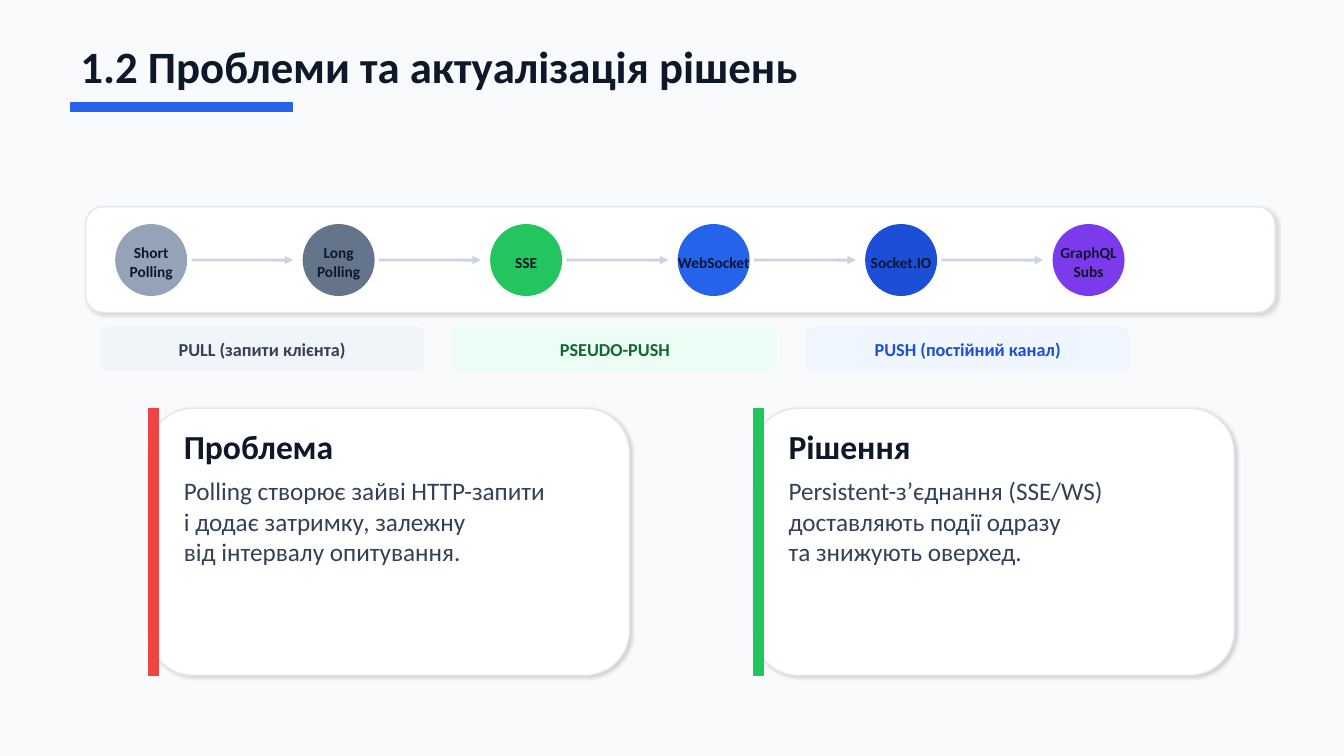
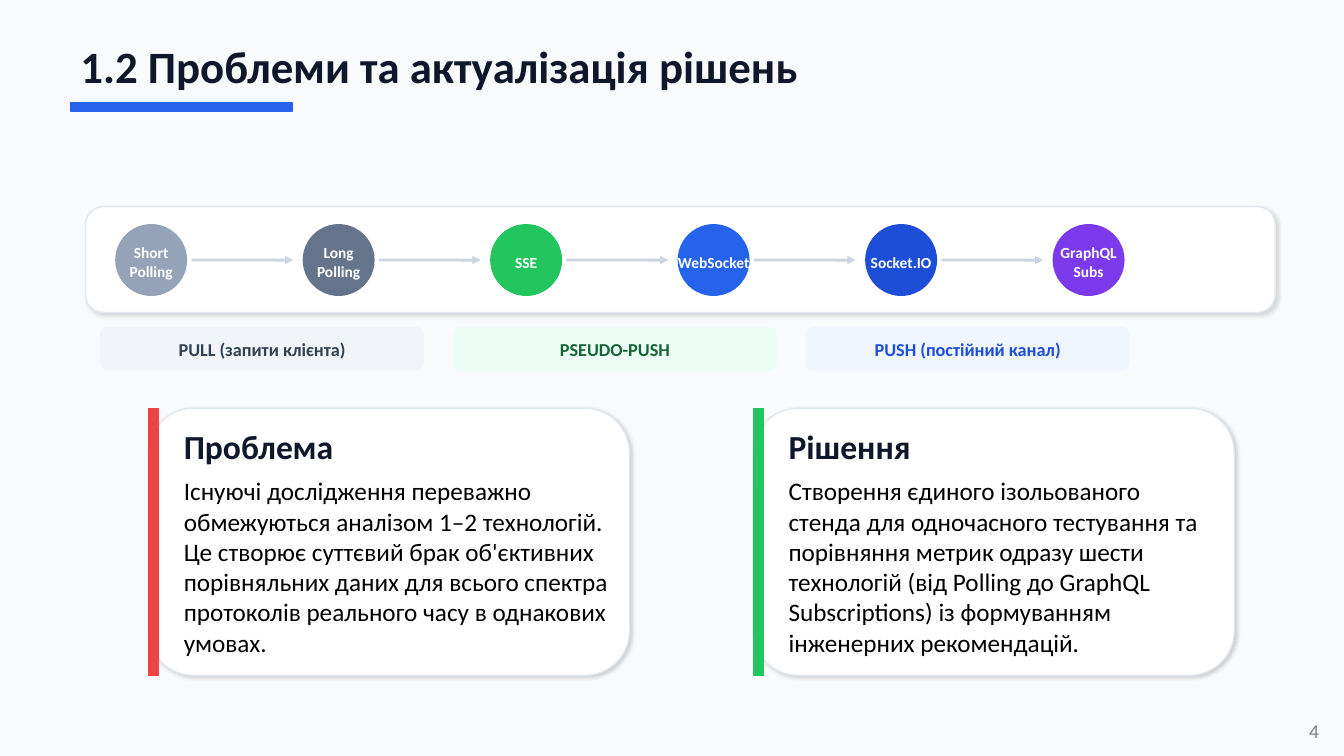
Before and after one commit to femtoF121/diploma-archivation, a slide deck: slide 4 of 2026_М_ПІ_ІПЗм-24-3_Кащенко_Ю_Є.pptx. Drawn at 1344x756 pixels with LibreOffice and Linux fonts; fonts in the diff are those of the drawing. Boxes give left, top, right and bottom in pixels: in the first picture for what was removed or moved away, otherwise in the second. Text is boxed around its words. In the diff, an @@ line names an element or a change of style, - is before the commit and + after.

Commit message:
updated presentation

```diff
--- a/2026_М_ПІ_ІПЗм-24-3_Кащенко_Ю_Є.pptx
+++ b/2026_М_ПІ_ІПЗм-24-3_Кащенко_Ю_Є.pptx
@@ text colour #0F172A to #FFFFFF in 6 elements at <box>130,247,173,280</box>, <box>317,248,360,280</box>, <box>515,258,537,268</box>, <box>678,255,750,273</box>, <box>871,257,932,268</box>, <box>1060,247,1116,277</box> @@
@@ text at <box>184,482,607,656</box>: text changed; text colour #334155 to #000000 @@
-Polling створює зайві HTTP-запити
-і додає затримку, залежну
-від інтервалу опитування.
+Існуючі дослідження переважно обмежуються аналізом 1–2 технологій. Це створює суттєвий брак об'єктивних порівняльних даних для всього спектра протоколів реального часу в однакових умовах.
@@ text at <box>789,482,1198,656</box>: text changed; text colour #334155 to #000000 @@
-Persistent-з’єднання (SSE/WS)
-доставляють події одразу
-та знижують оверхед.
+Створення єдиного ізольованого стенда для одночасного тестування та порівняння метрик одразу шести технологій (від Polling до GraphQL Subscriptions) із формуванням інженерних рекомендацій.
@@ text added at <box>1309,725,1319,738</box>, 14 pt, text #808080 @@
+4
```
Also in this commit, not shown: 8 other slides changed, 3 slides added, 1 slide removed.
